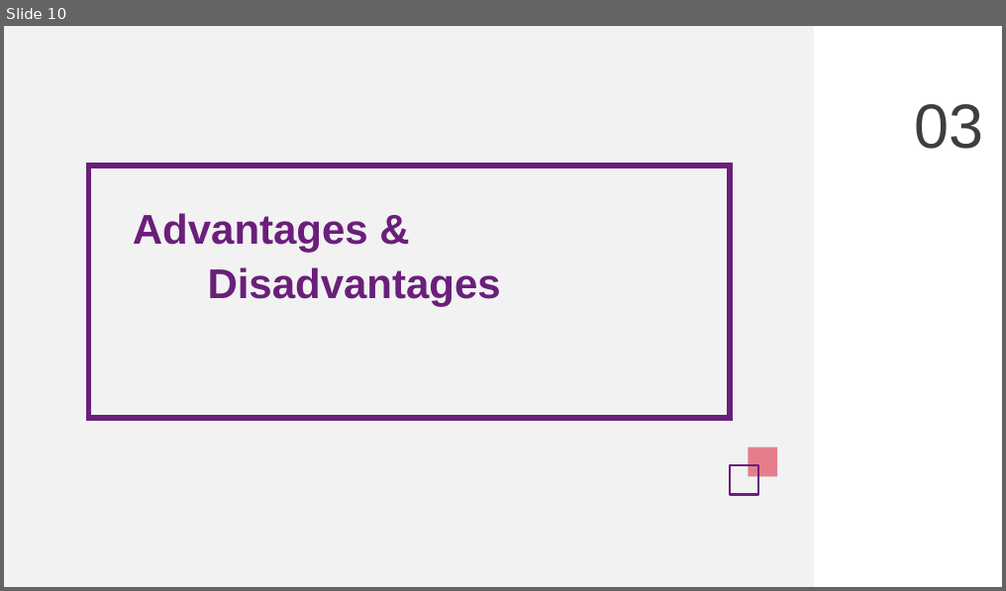
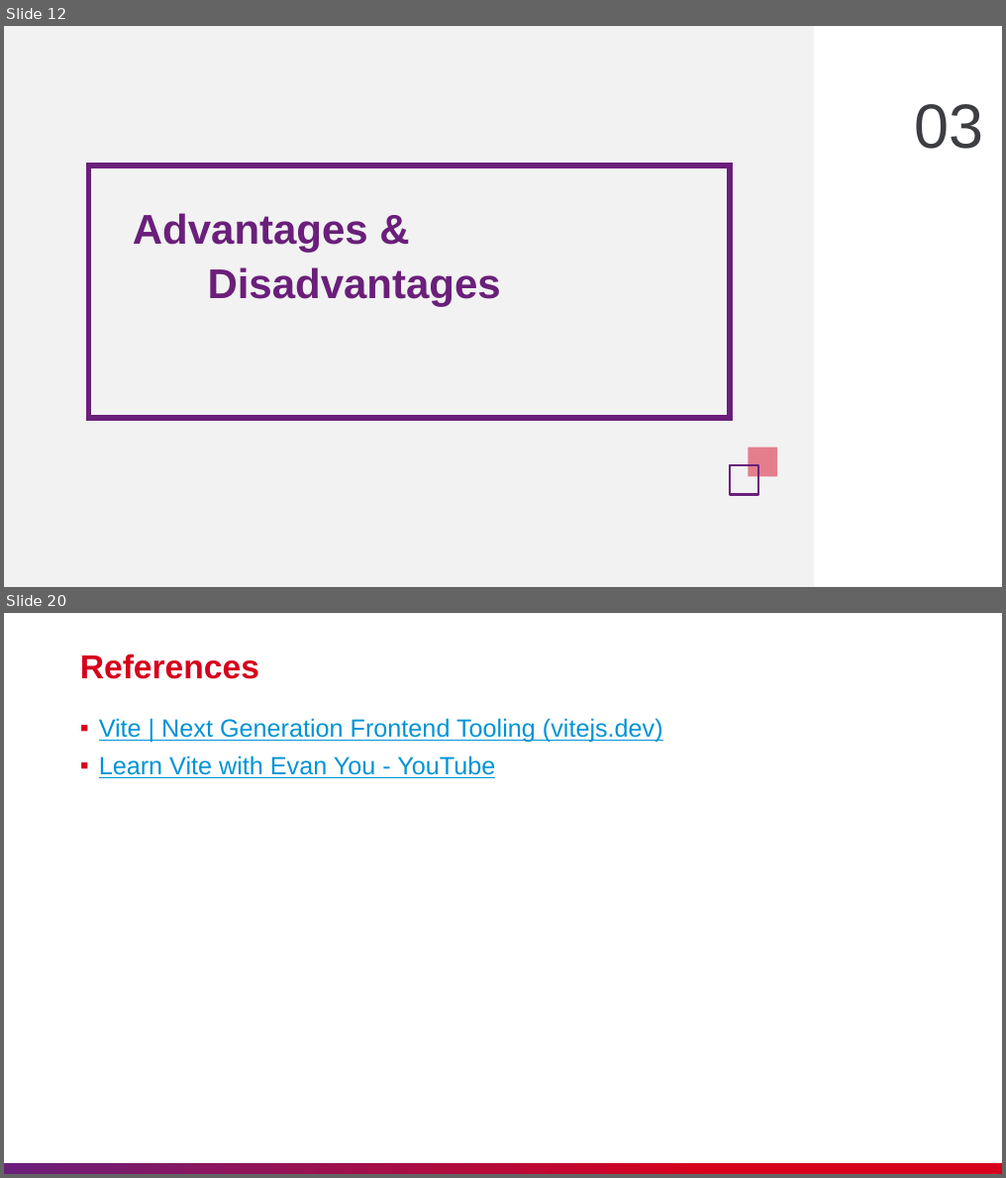
Before and after one commit to nashtech-garage/nodejs-vite-js_load_test, a slide deck: vite/slide/NT_Vitejs.pptx. Shown one above the other, each under a label of ours: slide 10 before the commit, slides 12 and 20 after it; the slides between them are not shown. The pictures are 1006x591 and 1006x1178 pixels, drawn with LibreOffice and Linux fonts; fonts in the diff are those of the drawing. Boxes give left, top, right and bottom in pixels: in the first picture for what was removed or moved away, otherwise in the second. Text is boxed around its words. In the diff, an @@ line names an element or a change of style, - is before the commit and + after.

```diff
--- a/vite/slide/NT_Vitejs.pptx
+++ b/vite/slide/NT_Vitejs.pptx
@@ slide 20 added at (x1=4, y1=613, x2=1002, y2=1174), background #FFFFFF @@
@@ title added at (x1=80, y1=654, x2=259, y2=679), 32 pt, text #D6001C, bold @@
+References
@@ text added at (x1=99, y1=718, x2=663, y2=778), 24 pt, text #0094D5, underline @@
+▪ Vite | Next Generation Frontend Tooling (vitejs.dev)
+▪ Learn Vite with Evan You - YouTube
@@ rectangle added at (x1=4, y1=1163, x2=1002, y2=1174), fill gradient #6A1F7A to #D6001C @@
@@ what was slide 10 is now slide 12 @@
```
Also in this commit, not shown: 1 slide changed, 10 other slides added, 4 other files.
